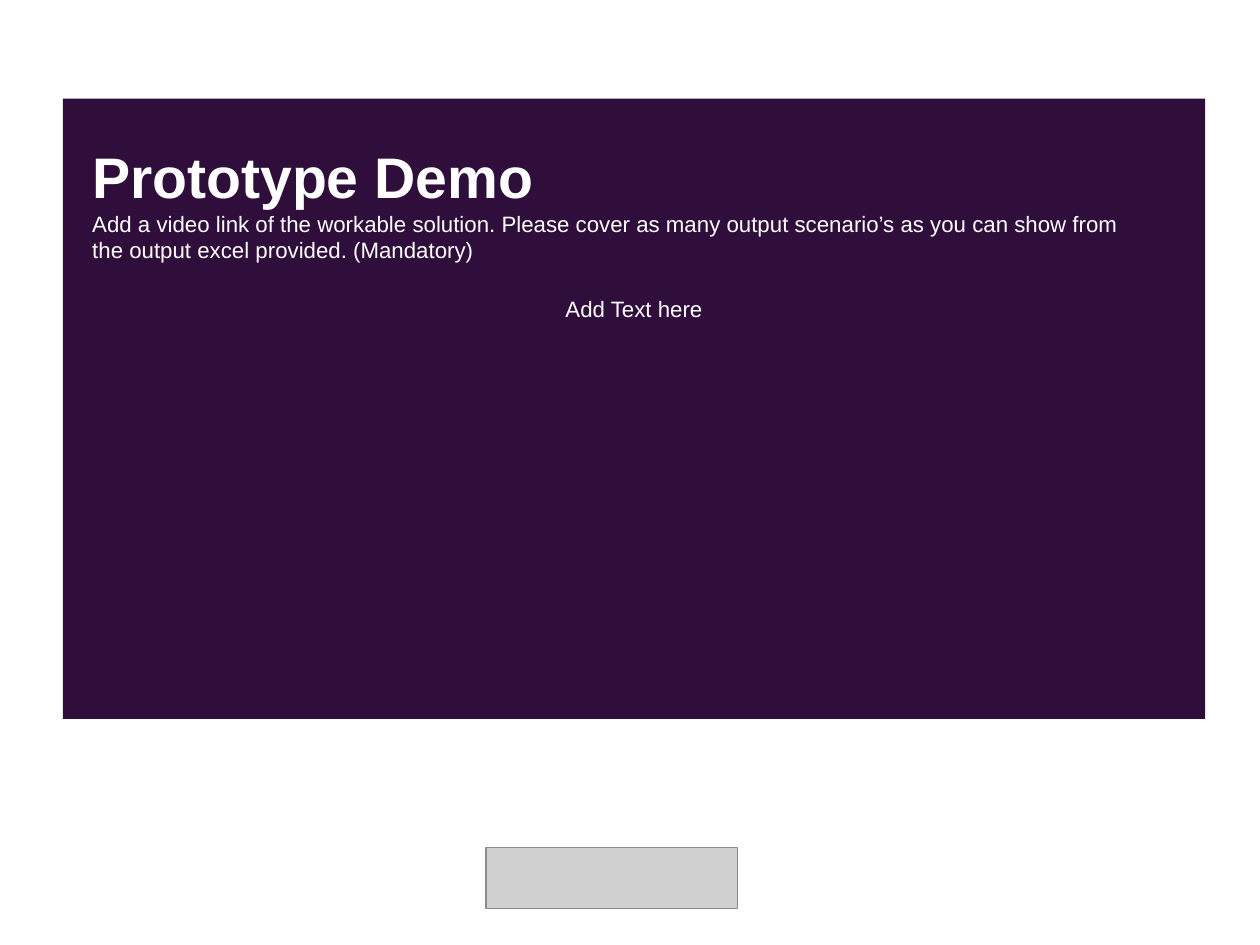
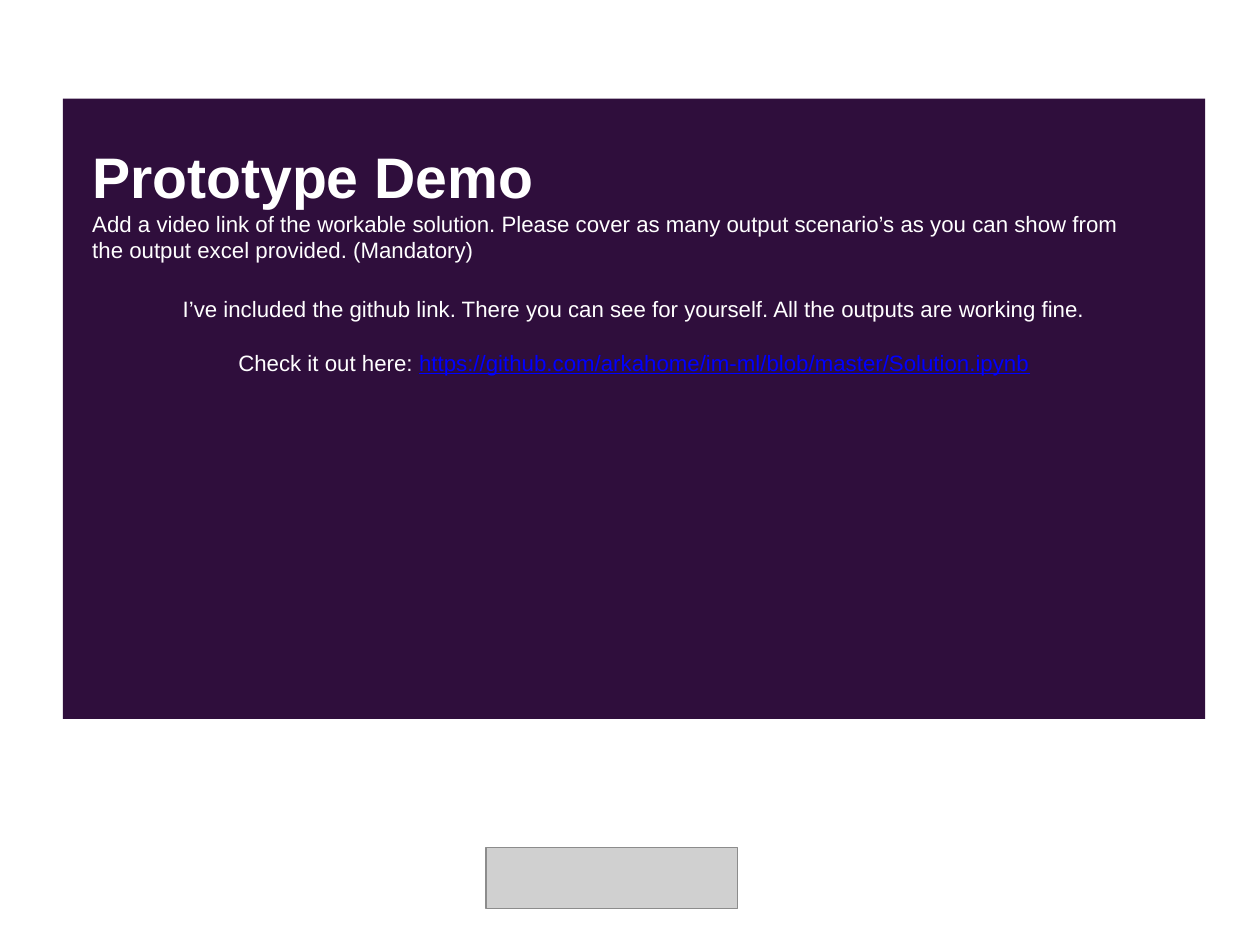
Before and after one commit to arkahome/im-ml, a slide deck: slide 9 of SolutionPresentation.pptx. Drawn at 1260x945 pixels with LibreOffice and Linux fonts; fonts in the diff are those of the drawing; grey boxes stand for pictures. Boxes give left, top, right and bottom in pixels: in the first picture for what was removed or moved away, otherwise in the second. Text is boxed around its words. In the diff, an @@ line names an element or a change of style, - is before the commit and + after.

```diff
--- a/SolutionPresentation.pptx
+++ b/SolutionPresentation.pptx
@@ text at (x1=183, y1=301, x2=1084, y2=376): text changed @@
-Add Text here
+I’ve included the github link. There you can see for yourself. All the outputs are working fine.
+Check it out here: https://github.com/arkahome/im-ml/blob/master/Solution.ipynb
```
Also in this commit, not shown: 11 other slides changed, 1 slide added, 1 slide removed.
